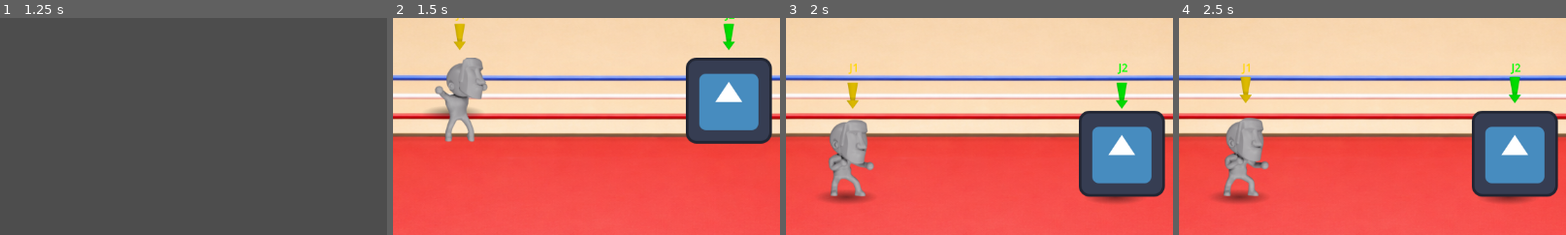
Above: before the commit, frames 1-4 (left to right).
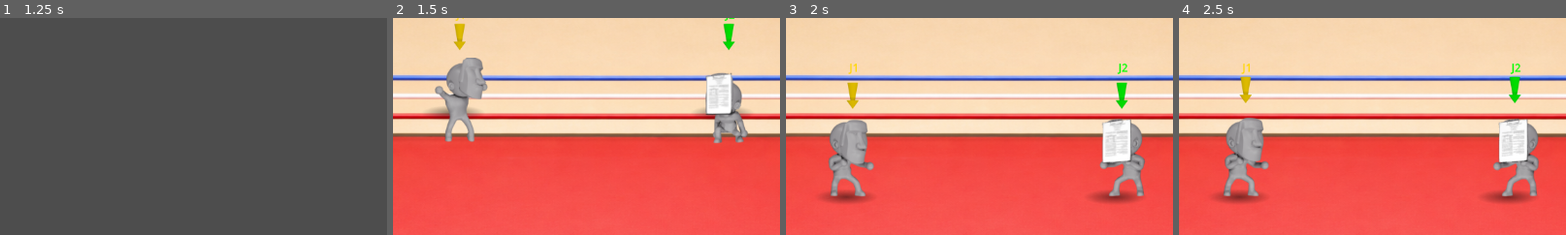
Above: after the commit, the same moments.

Repository: Pablo-Gallina/lucha
Game: Godot game, scene res://scenes/select/character_select.tscn
The game is run twice, just before and just after one commit, with the same random seed, the same clock (stepped at 60 frames per second) and the same inputs. The engine's default icon, where the game draws it, is replaced by a stand-in: a white triangle on a blue panel in a dark square.
Inputs:
- Up to frame 1 (1.25 s): click "Piedra" at 0.5 s
- Up to frame 2 (1.5 s): click "Papel" at 1.25 s
- Up to frame 3 (2 s): no input
- Up to frame 4 (2.5 s): hold Right (ui_right) from 2.03 s (still down); tap Up (ui_up) at 2.27 s
The pictures show only the part of the screen within x 24-74%, y 38-88%; the shares and areas given below are measured in that part.

Frame 1 is identical in both runs. In frame 2, 8.6% of the frame differs, in the area x 75-98%, y 18-59%; in frame 3, 8.6%; in frame 4, 8.6%, in the area x 75-98%, y 42-83%.
Error before the commit: Trying to assign value of type 'Sprite2D' to a variable of type 'AnimatedSprite2D'. (res://scenes/player/base/player_base.gd:4)

Commit message:
add player paper

Diff:
--- /dev/null
+++ b/scenes/player/paper/hitbox.gd
@@ -0,0 +1 @@
+extends HitboxBase
--- a/scenes/player/paper/paper.gd
+++ b/scenes/player/paper/paper.gd
@@ -1,4 +1,6 @@
 extends PlayerBase
+
+const CHARACTER = GLOBAL.CHARACTERS_TYPES.PAPER
 
 func _ready() -> void:
 	super()
--- a/scenes/player/paper/player.tscn
+++ b/scenes/player/paper/player.tscn
@@ -1,17 +1,253 @@
 [gd_scene format=3 uid="uid://f5pfricuwmv7"]
 
-[ext_resource type="Texture2D" uid="uid://c8ierh2fp2id4" path="res://icon.svg" id="1_2nnvr"]
 [ext_resource type="Script" uid="uid://cdt0q3wwev3mn" path="res://scenes/player/paper/paper.gd" id="1_ktnog"]
+[ext_resource type="Texture2D" uid="uid://dthnekx4dh8cw" path="res://assets/sprites/paper/hit/0001.png" id="2_mc6jo"]
+[ext_resource type="Texture2D" uid="uid://de0xfi4k2qfkl" path="res://assets/sprites/paper/idle/0004.png" id="3_xd6aj"]
+[ext_resource type="Texture2D" uid="uid://2nwu0rhaq5xy" path="res://assets/sprites/paper/idle/0006.png" id="4_itwg4"]
+[ext_resource type="Texture2D" uid="uid://doy1d6x0deovk" path="res://assets/sprites/paper/idle/0023.png" id="5_fhvep"]
+[ext_resource type="Texture2D" uid="uid://bcbivf8kr82bh" path="res://assets/sprites/paper/idle/0024.png" id="6_5t3wc"]
+[ext_resource type="Texture2D" uid="uid://dwm3rkfh57pw3" path="res://assets/sprites/paper/idle/0026.png" id="7_citl6"]
+[ext_resource type="Texture2D" uid="uid://bc6a0oy45wmor" path="res://assets/sprites/paper/idle/0027.png" id="8_b7osh"]
+[ext_resource type="Texture2D" uid="uid://yuv1jntqt0me" path="res://assets/sprites/paper/idle/0029.png" id="9_hfrem"]
+[ext_resource type="Texture2D" uid="uid://dbk2fytaofmxw" path="res://assets/sprites/paper/idle/0031.png" id="10_5fcaf"]
+[ext_resource type="Texture2D" uid="uid://bvo3juk5ree8r" path="res://assets/sprites/paper/idle/0033.png" id="11_tde63"]
+[ext_resource type="Texture2D" uid="uid://cny8tktyphy5j" path="res://assets/sprites/paper/idle/0037.png" id="12_x38hb"]
+[ext_resource type="Texture2D" uid="uid://c08hdt0762lwh" path="res://assets/sprites/paper/idle/0042.png" id="14_dooix"]
+[ext_resource type="Texture2D" uid="uid://dqygq4rc5m54s" path="res://assets/sprites/paper/idle/0046.png" id="15_bwjdi"]
+[ext_resource type="Texture2D" uid="uid://c6bpoow63sxsn" path="res://assets/sprites/paper/idle/0052.png" id="16_x75ao"]
+[ext_resource type="Texture2D" uid="uid://ck4uxervjmwr2" path="res://assets/sprites/paper/idle/0059.png" id="17_s860l"]
+[ext_resource type="Texture2D" uid="uid://6qh0j4l5kyjh" path="res://assets/sprites/paper/idle/0064.png" id="18_7kkdb"]
+[ext_resource type="Texture2D" uid="uid://c0tyouq4g6r88" path="res://assets/sprites/paper/idle/0066.png" id="19_m67y6"]
+[ext_resource type="Texture2D" uid="uid://cu5cgvrtbhin8" path="res://assets/sprites/paper/idle/0070.png" id="20_4xg2l"]
+[ext_resource type="Texture2D" uid="uid://wjq1n7avx3w3" path="res://assets/sprites/paper/idle/0071.png" id="21_il05d"]
+[ext_resource type="Texture2D" uid="uid://che72hbqk5swa" path="res://assets/sprites/paper/idle/0072.png" id="22_c48bk"]
+[ext_resource type="Texture2D" uid="uid://c0yryrpitdd6x" path="res://assets/sprites/paper/idle/0081.png" id="23_8qq0t"]
+[ext_resource type="Texture2D" uid="uid://bbcc67tx2nqqr" path="res://assets/sprites/paper/idle/0082.png" id="24_v6spt"]
+[ext_resource type="Texture2D" uid="uid://b0y17brsp76ih" path="res://assets/sprites/paper/idle/0085.png" id="25_4iw2q"]
+[ext_resource type="Texture2D" uid="uid://csomqme6fsss2" path="res://assets/sprites/paper/jump/0001.png" id="26_a0igj"]
+[ext_resource type="Texture2D" uid="uid://c7x0ukvq2w714" path="res://assets/sprites/paper/run/0001.png" id="26_n4wag"]
+[ext_resource type="Texture2D" uid="uid://du5negylcxgwy" path="res://assets/sprites/paper/idle/0088.png" id="26_ux5te"]
+[ext_resource type="Texture2D" uid="uid://dh77jrjsul44" path="res://assets/sprites/paper/run/0016.png" id="27_4b5r6"]
+[ext_resource type="Texture2D" uid="uid://bblll7lggj18t" path="res://assets/sprites/paper/jump/0003.png" id="27_vjk50"]
+[ext_resource type="Texture2D" uid="uid://cv0n0kv6krsm2" path="res://assets/sprites/paper/jump/0006.png" id="28_g33o0"]
+[ext_resource type="Texture2D" uid="uid://1fvot50esu0d" path="res://assets/sprites/paper/run/0021.png" id="28_pqk24"]
+[ext_resource type="Texture2D" uid="uid://cd570wh648cy5" path="res://assets/sprites/paper/run/0028.png" id="29_hvt7r"]
+[ext_resource type="Texture2D" uid="uid://cuxoa2mnwuejy" path="res://assets/sprites/paper/jump/0008.png" id="29_xd6aj"]
+[ext_resource type="Texture2D" uid="uid://bqfxlrparcxgk" path="res://assets/sprites/paper/run/0031.png" id="30_5fxo2"]
+[ext_resource type="Texture2D" uid="uid://b4kyqu2dqk20v" path="res://assets/sprites/paper/jump/0010.png" id="30_itwg4"]
+[ext_resource type="Texture2D" uid="uid://dgqc7isaramia" path="res://assets/sprites/paper/jump/0013.png" id="31_fhvep"]
+[ext_resource type="Texture2D" uid="uid://pceb2jqiw7si" path="res://assets/sprites/paper/run/0033.png" id="31_q02ny"]
+[ext_resource type="Texture2D" uid="uid://cm3668yxunbr6" path="res://assets/sprites/paper/jump/0014.png" id="32_5t3wc"]
+[ext_resource type="Texture2D" uid="uid://b06d4tq4j5jhr" path="res://assets/sprites/paper/run/0038.png" id="32_7f86i"]
+[ext_resource type="Texture2D" uid="uid://t380mo2lia76" path="res://assets/sprites/paper/punch/0001.png" id="33_5fcaf"]
+[ext_resource type="Texture2D" uid="uid://v87vfjn2hp3a" path="res://assets/sprites/paper/punch/0005.png" id="34_tde63"]
+[ext_resource type="Texture2D" uid="uid://cku7duomabtp5" path="res://assets/sprites/paper/punch/0010.png" id="35_x38hb"]
+[ext_resource type="Texture2D" uid="uid://b1vsyqygme185" path="res://assets/sprites/paper/punch/0013.png" id="36_cngwb"]
+[ext_resource type="Texture2D" uid="uid://dqn5hpxpnbjxx" path="res://assets/sprites/paper/punch/0014.png" id="37_dooix"]
+[ext_resource type="Texture2D" uid="uid://dpherolrwgxch" path="res://assets/sprites/paper/punch/0016.png" id="38_bwjdi"]
+[ext_resource type="Texture2D" uid="uid://ch04tl87pnayg" path="res://assets/sprites/paper/punch/0017.png" id="39_x75ao"]
+[ext_resource type="Texture2D" uid="uid://chcv0j6trcnmf" path="res://assets/sprites/paper/punch/0019.png" id="40_s860l"]
+[ext_resource type="Texture2D" uid="uid://0ouu14ltxywp" path="res://assets/sprites/paper/punch/0021.png" id="41_7kkdb"]
+[ext_resource type="Texture2D" uid="uid://dt8165roe253l" path="res://assets/sprites/paper/punch/0025.png" id="42_m67y6"]
+[ext_resource type="Script" uid="uid://bns36njf3ylhj" path="res://scenes/player/paper/hitbox.gd" id="43_xd6aj"]
 
 [sub_resource type="RectangleShape2D" id="RectangleShape2D_8iftl"]
-size = Vector2(128, 128)
-
-[node name="Paper" type="CharacterBody2D" unique_id=166887175]
+size = Vector2(64, 128)
+
+[sub_resource type="SpriteFrames" id="SpriteFrames_wyl2y"]
+animations = [{
+"frames": [{
+"duration": 1.0,
+"texture": ExtResource("2_mc6jo")
+}],
+"loop": true,
+"name": &"hit",
+"speed": 5.0
+}, {
+"frames": [{
+"duration": 1.0,
+"texture": ExtResource("3_xd6aj")
+}, {
+"duration": 1.0,
+"texture": ExtResource("4_itwg4")
+}, {
+"duration": 1.0,
+"texture": ExtResource("5_fhvep")
+}, {
+"duration": 1.0,
+"texture": ExtResource("6_5t3wc")
+}, {
+"duration": 1.0,
+"texture": ExtResource("7_citl6")
+}, {
+"duration": 1.0,
+"texture": ExtResource("8_b7osh")
+}, {
+"duration": 1.0,
+"texture": ExtResource("9_hfrem")
+}, {
+"duration": 1.0,
+"texture": ExtResource("10_5fcaf")
+}, {
+"duration": 1.0,
+"texture": ExtResource("11_tde63")
+}, {
+"duration": 1.0,
+"texture": ExtResource("12_x38hb")
+}, {
+"duration": 1.0,
+"texture": ExtResource("14_dooix")
+}, {
+"duration": 1.0,
+"texture": ExtResource("15_bwjdi")
+}, {
+"duration": 1.0,
+"texture": ExtResource("16_x75ao")
+}, {
+"duration": 1.0,
+"texture": ExtResource("17_s860l")
+}, {
+"duration": 1.0,
+"texture": ExtResource("18_7kkdb")
+}, {
+"duration": 1.0,
+"texture": ExtResource("19_m67y6")
+}, {
+"duration": 1.0,
+"texture": ExtResource("20_4xg2l")
+}, {
+"duration": 1.0,
+"texture": ExtResource("21_il05d")
+}, {
+"duration": 1.0,
+"texture": ExtResource("22_c48bk")
+}, {
+"duration": 1.0,
+"texture": ExtResource("23_8qq0t")
+}, {
+"duration": 1.0,
+"texture": ExtResource("24_v6spt")
+}, {
+"duration": 1.0,
+"texture": ExtResource("25_4iw2q")
+}, {
+"duration": 1.0,
+"texture": ExtResource("26_ux5te")
+}],
+"loop": true,
+"name": &"idle",
+"speed": 60.0
+}, {
+"frames": [{
+"duration": 1.0,
+"texture": ExtResource("26_a0igj")
+}, {
+"duration": 1.0,
+"texture": ExtResource("27_vjk50")
+}, {
+"duration": 1.0,
+"texture": ExtResource("28_g33o0")
+}, {
+"duration": 1.0,
+"texture": ExtResource("29_xd6aj")
+}, {
+"duration": 1.0,
+"texture": ExtResource("30_itwg4")
+}, {
+"duration": 1.0,
+"texture": ExtResource("31_fhvep")
+}, {
+"duration": 1.0,
+"texture": ExtResource("32_5t3wc")
+}],
+"loop": false,
+"name": &"jump",
+"speed": 16.0
+}, {
+"frames": [{
+"duration": 1.0,
+"texture": ExtResource("33_5fcaf")
+}, {
+"duration": 1.0,
+"texture": ExtResource("34_tde63")
+}, {
+"duration": 1.0,
+"texture": ExtResource("35_x38hb")
+}, {
+"duration": 1.0,
+"texture": ExtResource("36_cngwb")
+}, {
+"duration": 1.0,
+"texture": ExtResource("37_dooix")
+}, {
+"duration": 1.0,
+"texture": ExtResource("38_bwjdi")
+}, {
+"duration": 1.0,
+"texture": ExtResource("39_x75ao")
+}, {
+"duration": 1.0,
+"texture": ExtResource("40_s860l")
+}, {
+"duration": 1.0,
+"texture": ExtResource("41_7kkdb")
+}, {
+"duration": 1.0,
+"texture": ExtResource("42_m67y6")
+}],
+"loop": false,
+"name": &"punch",
+"speed": 30.0
+}, {
+"frames": [{
+"duration": 1.0,
+"texture": ExtResource("26_n4wag")
+}, {
+"duration": 1.0,
+"texture": ExtResource("27_4b5r6")
+}, {
+"duration": 1.0,
+"texture": ExtResource("28_pqk24")
+}, {
+"duration": 1.0,
+"texture": ExtResource("29_hvt7r")
+}, {
+"duration": 1.0,
+"texture": ExtResource("30_5fxo2")
+}, {
+"duration": 1.0,
+"texture": ExtResource("31_q02ny")
+}, {
+"duration": 1.0,
+"texture": ExtResource("32_7f86i")
+}],
+"loop": true,
+"name": &"run",
+"speed": 15.0
+}]
+
+[sub_resource type="RectangleShape2D" id="RectangleShape2D_g33o0"]
+size = Vector2(21.5, 64)
+
+[node name="Paper" type="CharacterBody2D" unique_id=166887175 node_paths=PackedStringArray("hitbox")]
 collision_mask = 6
 script = ExtResource("1_ktnog")
-
-[node name="Sprite2D" type="Sprite2D" parent="." unique_id=138495863]
-texture = ExtResource("1_2nnvr")
+hitbox = NodePath("Hitbox")
 
 [node name="CollPlayer" type="CollisionShape2D" parent="." unique_id=1285720745]
 shape = SubResource("RectangleShape2D_8iftl")
+
+[node name="Sprite2D" type="AnimatedSprite2D" parent="." unique_id=2067408683]
+sprite_frames = SubResource("SpriteFrames_wyl2y")
+animation = &"punch"
+autoplay = "idle"
+
+[node name="Hitbox" type="Area2D" parent="." unique_id=1950685915]
+light_mask = 2
+collision_layer = 2
+script = ExtResource("43_xd6aj")
+
+[node name="CollisionShape2D" type="CollisionShape2D" parent="Hitbox" unique_id=142008694]
+position = Vector2(61.25, 0)
+shape = SubResource("RectangleShape2D_g33o0")
+debug_color = Color(0.8654485, 0.0005843073, 0.8633233, 0.41960785)
Binary file added: assets/sprites/paper/hit/0001.png
Binary file added: assets/sprites/paper/idle/0004.png
Binary file added: assets/sprites/paper/idle/0006.png
Binary file added: assets/sprites/paper/idle/0023.png
Binary file added: assets/sprites/paper/idle/0024.png
Binary file added: assets/sprites/paper/idle/0026.png
Binary file added: assets/sprites/paper/idle/0027.png
Binary file added: assets/sprites/paper/idle/0029.png
Binary file added: assets/sprites/paper/idle/0031.png
Binary file added: assets/sprites/paper/idle/0033.png
Binary file added: assets/sprites/paper/idle/0037.png
Binary file added: assets/sprites/paper/idle/0038.png
(and 38 more such lines)
